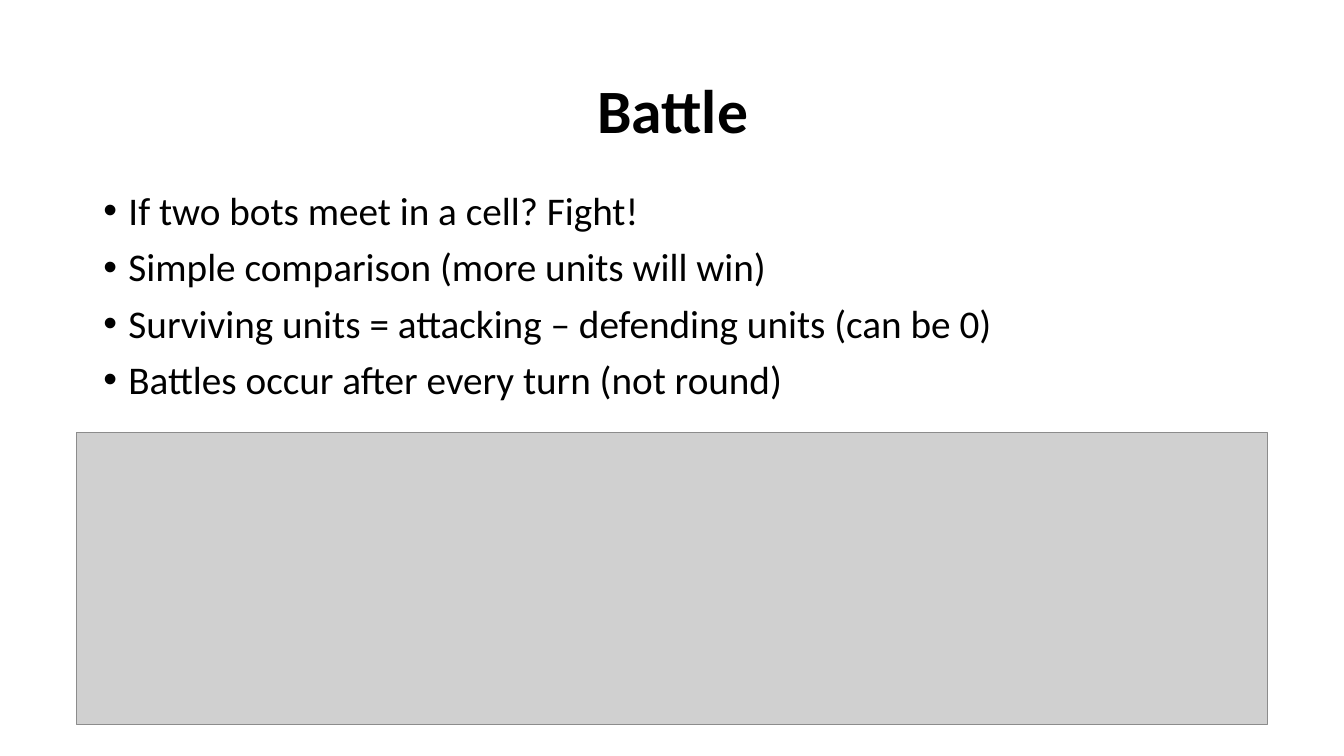
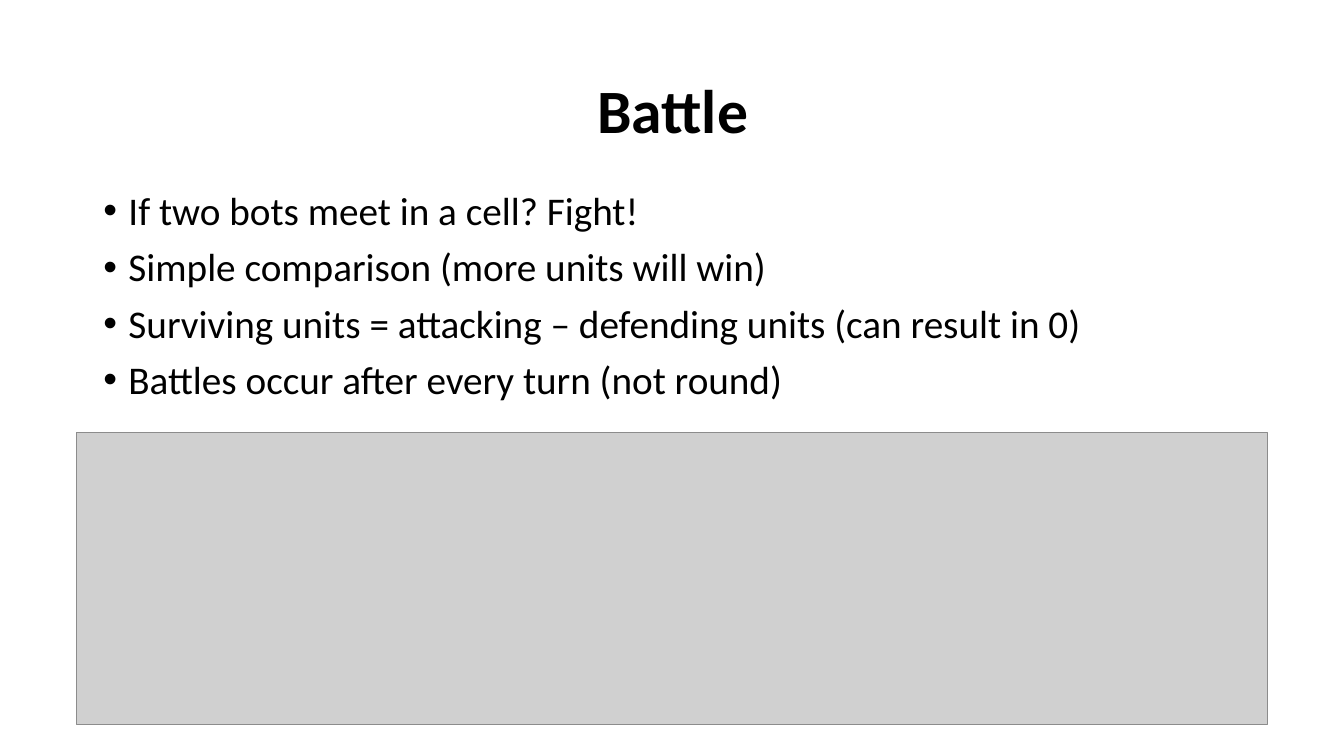
Before and after one commit to dkekel/gridwars, a slide deck: slide 4 of presentation/gridwars-intro-2018.pptx. Drawn at 1344x756 pixels with LibreOffice and Linux fonts; fonts in the diff are those of the drawing; grey boxes stand for pictures. Boxes give left, top, right and bottom in pixels: in the first picture for what was removed or moved away, otherwise in the second. Text is boxed around its words. In the diff, an @@ line names an element or a change of style, - is before the commit and + after.

```diff
--- a/presentation/gridwars-intro-2018.pptx
+++ b/presentation/gridwars-intro-2018.pptx
@@ text at [128, 309, 1080, 345]: text changed @@
-• Surviving units = attacking – defending units (can be 0)
+• Surviving units = attacking – defending units (can result in 0)
```
Also in this commit, not shown: 2 other slides changed, 4 slides added, 1 slide removed, 6 other files.
